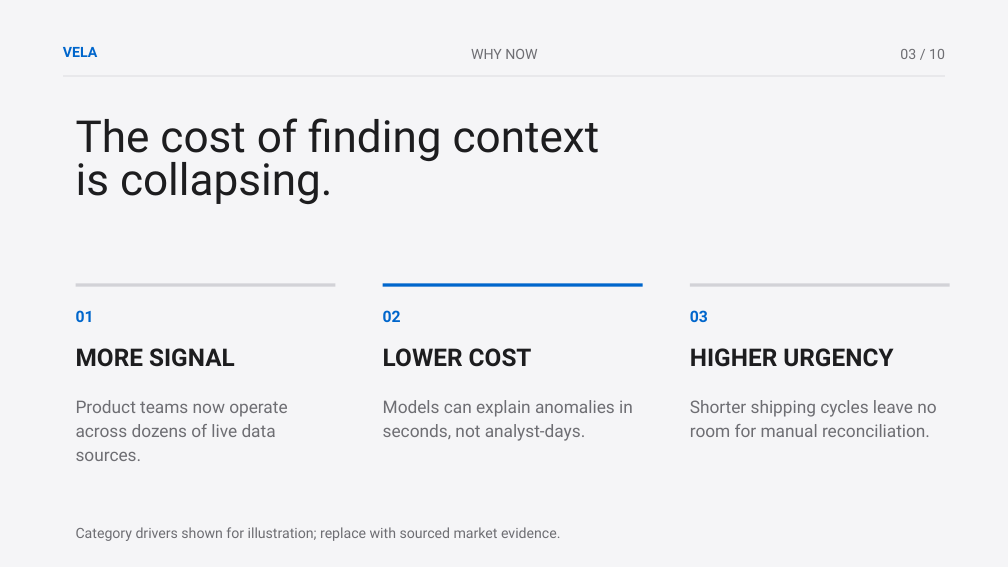
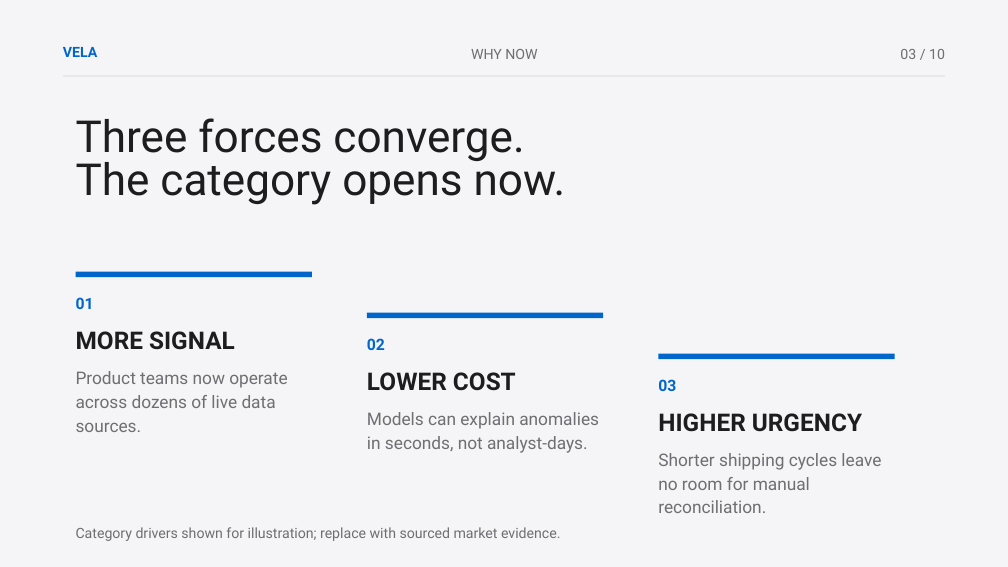
Before and after one commit to sjquant/quickthumb, a slide deck: slide 3 of examples/investor_deck.pptx. Drawn at 1008x567 pixels with LibreOffice and Linux fonts; fonts in the diff are those of the drawing. Boxes give left, top, right and bottom in pixels: in the first picture for what was removed or moved away, otherwise in the second. Text is boxed around its words. In the diff, an @@ line names an element or a change of style, - is before the commit and + after.

```diff
--- a/examples/investor_deck.pptx
+++ b/examples/investor_deck.pptx
@@ text at box(76, 118, 566, 205): text changed @@
-The cost of finding context
-is collapsing.
+Three forces converge.
+The category opens now.
@@ text "01": place and size @@
-text "01" at box(76, 310, 94, 322)
+text "01" at box(76, 297, 94, 309)
@@ rectangle: place and size @@
-rectangle at box(76, 284, 336, 287)
+rectangle at box(76, 271, 312, 277)
@@ rectangle at box(76, 271, 312, 277): fill #D2D2D7 to #0066CC @@
@@ text "MORE SIGNAL": place and size @@
-text "MORE SIGNAL" at box(76, 348, 235, 367)
+text "MORE SIGNAL" at box(76, 331, 235, 350)
@@ rectangle: place and size @@
-rectangle at box(383, 284, 643, 287)
+rectangle at box(367, 313, 603, 318)
@@ text "02": place and size @@
-text "02" at box(383, 310, 401, 322)
+text "02" at box(367, 338, 385, 350)
@@ rectangle at box(659, 354, 895, 359): fill #D2D2D7 to #0066CC @@
@@ rectangle: place and size @@
-rectangle at box(690, 284, 950, 287)
+rectangle at box(659, 354, 895, 359)
@@ text "Product teams now operate" rewrapped from box(76, 400, 287, 461) to box(76, 371, 287, 408) @@
@@ text "LOWER COST": place and size @@
-text "LOWER COST" at box(383, 348, 532, 367)
+text "LOWER COST" at box(367, 372, 516, 391)
@@ text "03": place and size @@
-text "03" at box(690, 310, 708, 322)
+text "03" at box(658, 379, 676, 391)
@@ text at box(367, 412, 599, 453): spaces changed @@
-Models can explain anomalies in
-seconds, not analyst-days.
+Models can explain anomalies
+in seconds, not analyst-days.
@@ text "HIGHER URGENCY": place and size @@
-text "HIGHER URGENCY" at box(690, 348, 893, 367)
+text "HIGHER URGENCY" at box(658, 413, 862, 432)
@@ text at box(658, 453, 881, 513): text changed @@
-Shorter shipping cycles leave no
-room for manual reconciliation.
+Shorter shipping cycles leave
+no room for manual
+reconciliation.
```
Also in this commit, not shown: 7 other slides changed, 3 other files.
